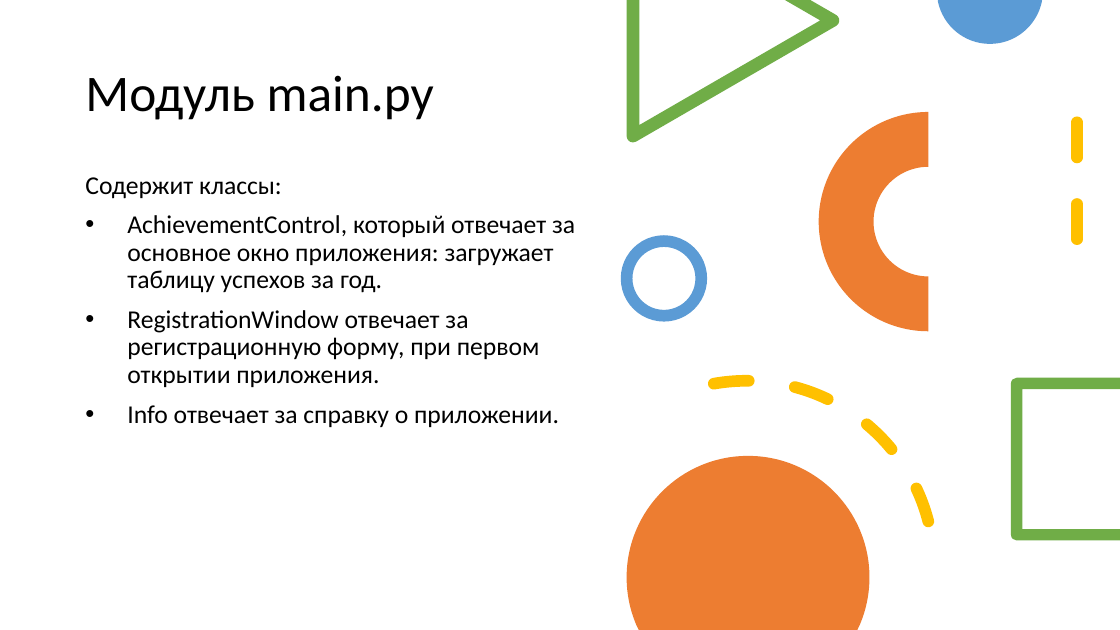
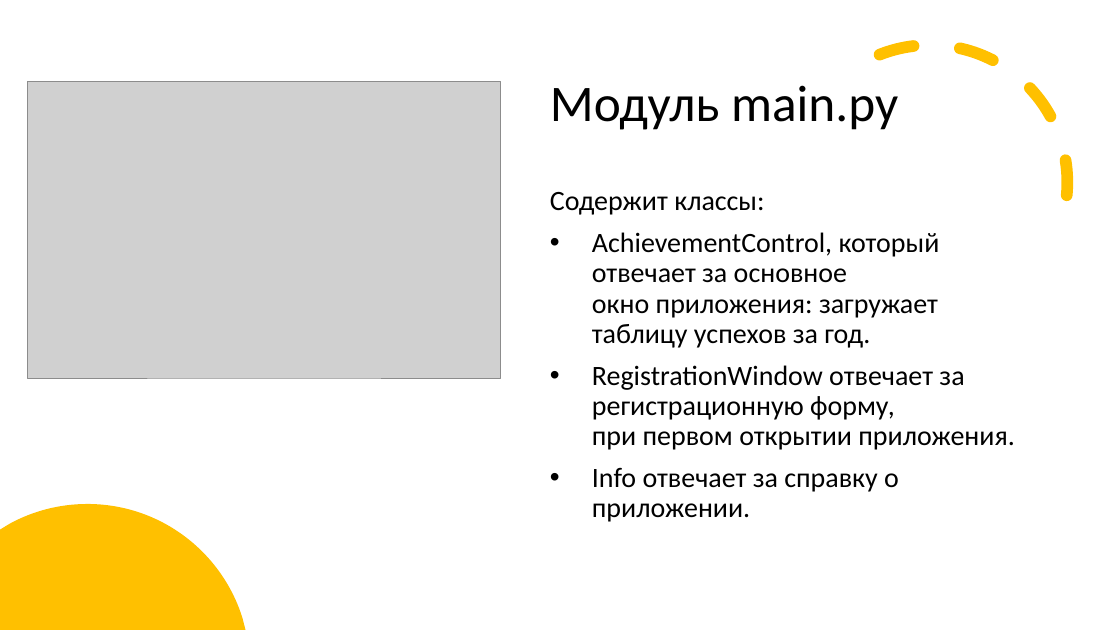
Before and after one commit to I7PoCTo-KoDeP/LyceumProject, a slide deck: slide 6 of LyceumProjectPresentation.pptx. Drawn at 1120x630 pixels with LibreOffice and Linux fonts; fonts in the diff are those of the drawing; grey boxes stand for pictures. Boxes give left, top, right and bottom in pixels: in the first picture for what was removed or moved away, otherwise in the second. Text is boxed around its words. In the diff, an @@ line names an element or a change of style, - is before the commit and + after.

Commit message:
Updated presentation

```diff
--- a/LyceumProjectPresentation.pptx
+++ b/LyceumProjectPresentation.pptx
@@ freeform shape removed at (x1=627, y1=0, x2=839, y2=143) @@
@@ arc (boxed as its full ellipse) at (x1=749, y1=1, x2=1112, y2=364): proportions changed; mirrored; rotation 349 to 66 degrees @@
@@ freeform shape removed at (x1=938, y1=0, x2=1042, y2=44) @@
@@ title "Модуль main.py" moved from (x1=85, y1=75, x2=434, y2=120) to (x1=550, y1=85, x2=898, y2=130) @@
@@ picture added at (x1=28, y1=82, x2=502, y2=378) @@
@@ arch (boxed as its full ring) removed at (x1=819, y1=112, x2=1038, y2=331) @@
@@ line removed from (1077, 123) to (1077, 269) @@
@@ text "Содержит классы:" moved from (x1=85, y1=177, x2=575, y2=427) to (x1=550, y1=192, x2=1015, y2=522) @@
@@ text "Содержит классы:" at (x1=550, y1=192, x2=1015, y2=522): size 22 to 24 pt @@
@@ ellipse removed at (x1=627, y1=241, x2=702, y2=316) @@
@@ freeform shape removed at (x1=1012, y1=378, x2=1120, y2=541) @@
@@ freeform shape removed at (x1=627, y1=456, x2=870, y2=630) @@
@@ freeform shape added at (x1=0, y1=504, x2=245, y2=630), fill #FFC000 @@
```
Also in this commit, not shown: 1 other slide changed, 1 slide added.
